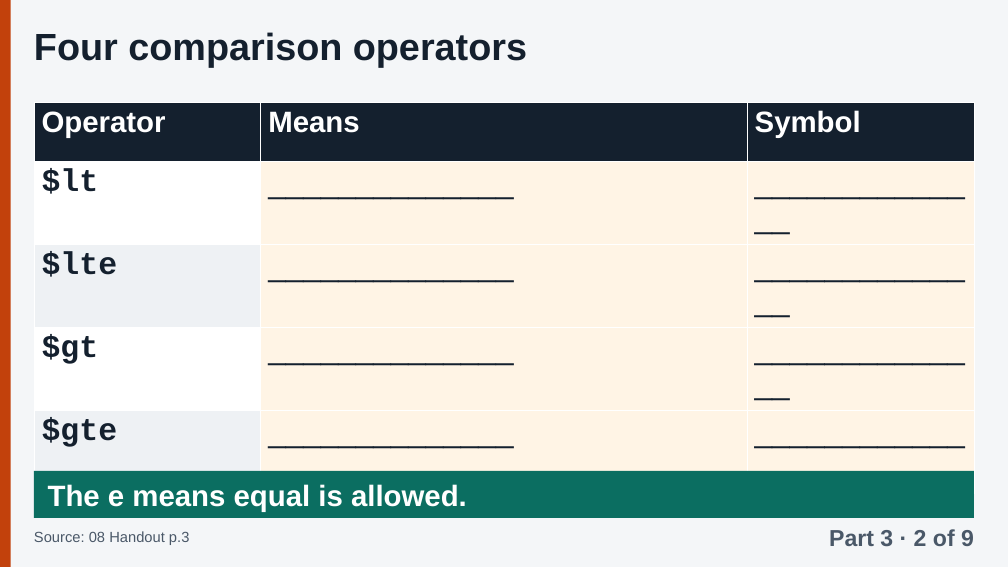
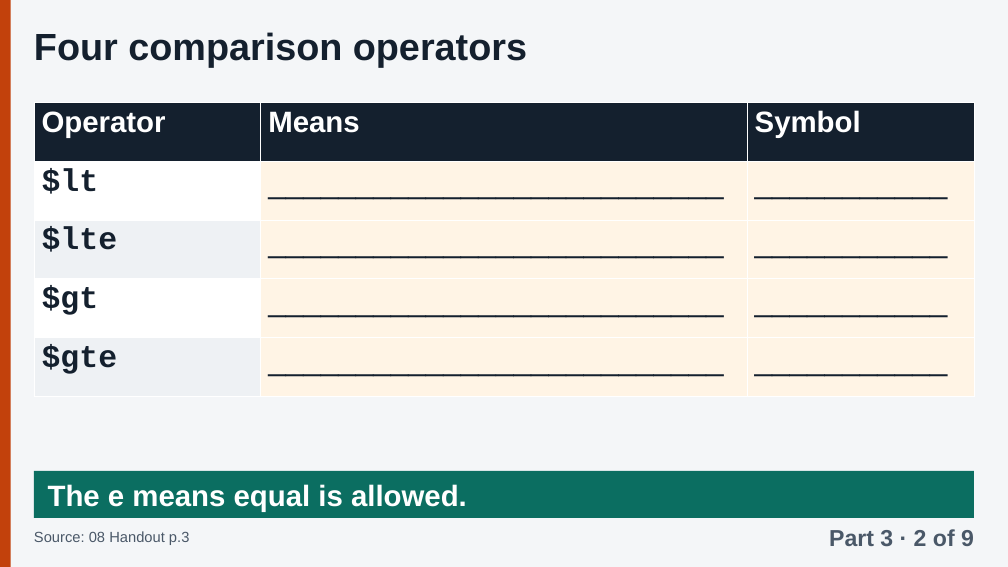
Before and after one commit to Tiredicey/ADBS, a slide deck: slide 43 of 02_GROUP_DECK/ADBS_GROUP_DECK.pptx (slide 46 before the commit). Drawn at 1008x567 pixels with LibreOffice and Linux fonts; fonts in the diff are those of the drawing. Boxes give left, top, right and bottom in pixels: in the first picture for what was removed or moved away, otherwise in the second. Text is boxed around its words. In the diff, an @@ line names an element or a change of style, - is before the commit and + after.

Commit message:
Keep the user's deck edits (no video, no SQL table slide, no References); remove all name/date blanks; blanks sized to their column

```diff
--- a/02_GROUP_DECK/ADBS_GROUP_DECK.pptx
+++ b/02_GROUP_DECK/ADBS_GROUP_DECK.pptx
@@ table at <box>34,102,974,397</box> @@
-row 2, column 2: ______________
+row 2, column 2: __________________________
-row 2, column 3: ______________
+row 2, column 3: ___________
-row 3, column 2: ______________
+row 3, column 2: __________________________
-row 3, column 3: ______________
+row 3, column 3: ___________
-row 4, column 2: ______________
+row 4, column 2: __________________________
-row 4, column 3: ______________
+row 4, column 3: ___________
-row 5, column 2: ______________
+row 5, column 2: __________________________
-row 5, column 3: ______________
+row 5, column 3: ___________
```
Also in this commit, not shown: 32 other slides changed, 4 slides removed, 3 other files.
